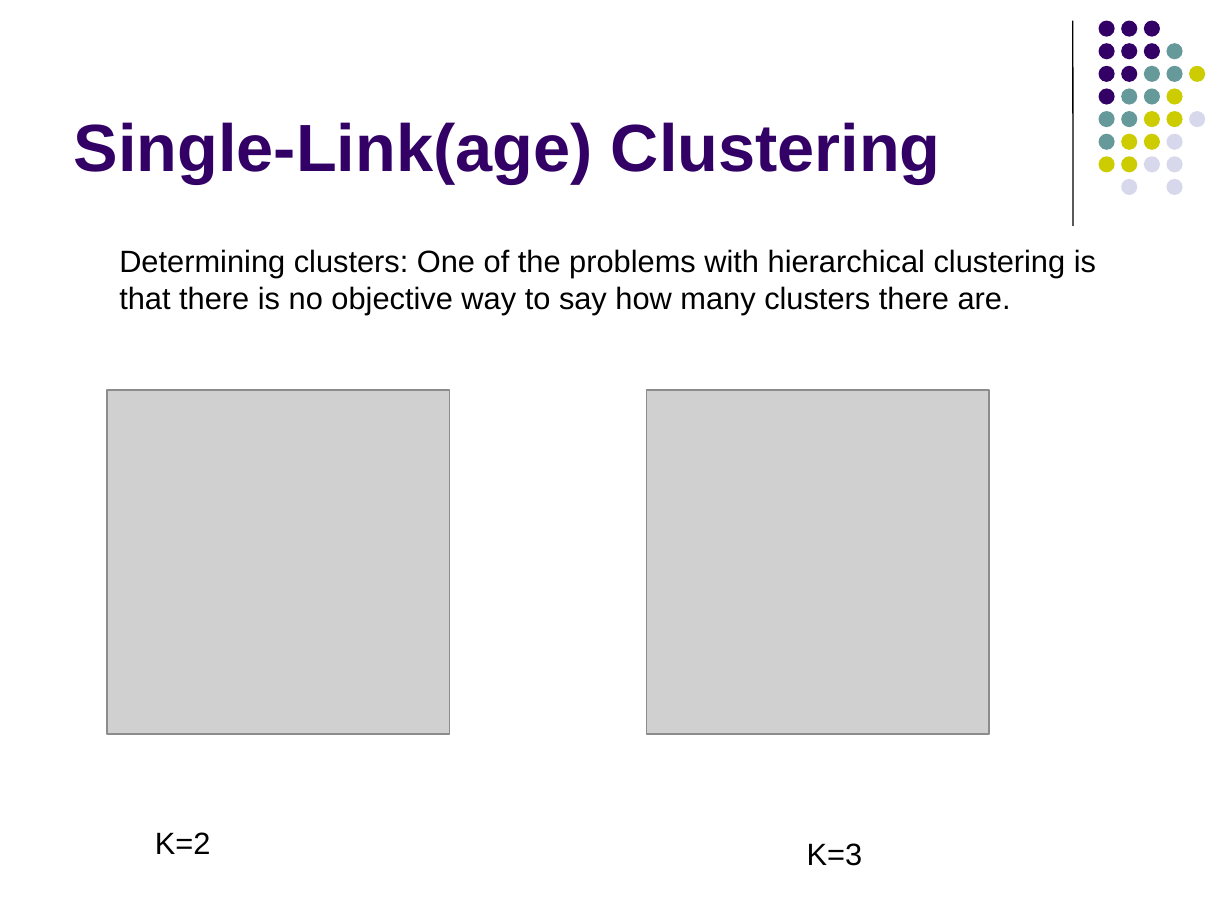
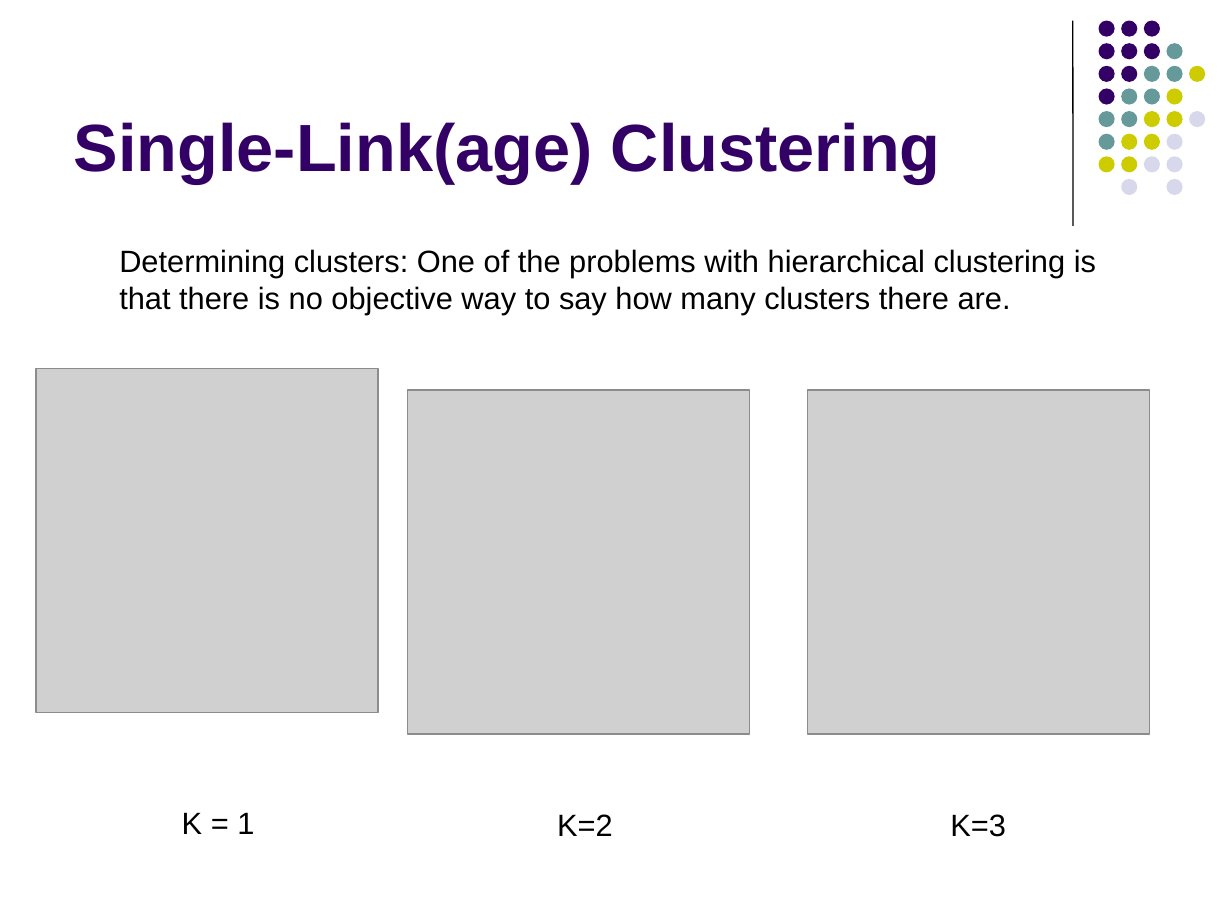
Before and after one commit to code-ram/csc581, a slide deck: slide 24 of lecture-notes/37-unsupervised-learning.pptx. Drawn at 1232x924 pixels with LibreOffice and Linux fonts; fonts in the diff are those of the drawing; grey boxes stand for pictures. Boxes give left, top, right and bottom in pixels: in the first picture for what was removed or moved away, otherwise in the second. Text is boxed around its words. In the diff, an @@ line names an element or a change of style, - is before the commit and + after.

```diff
--- a/lecture-notes/37-unsupervised-learning.pptx
+++ b/lecture-notes/37-unsupervised-learning.pptx
@@ picture added at (x1=36, y1=368, x2=378, y2=712) @@
@@ picture moved from (x1=107, y1=391, x2=450, y2=734) to (x1=408, y1=391, x2=750, y2=734) @@
@@ picture moved from (x1=647, y1=391, x2=989, y2=734) to (x1=808, y1=391, x2=1151, y2=734) @@
@@ text "K=2" moved from (x1=155, y1=832, x2=211, y2=854) to (x1=557, y1=814, x2=613, y2=836) @@
@@ text "K=3" moved from (x1=807, y1=843, x2=863, y2=866) to (x1=950, y1=814, x2=1006, y2=837) @@
@@ text added at (x1=182, y1=812, x2=254, y2=834), 18 pt, text #000000 @@
+K = 1
```
Also in this commit, not shown: 1 other slide changed, 1 other file.
